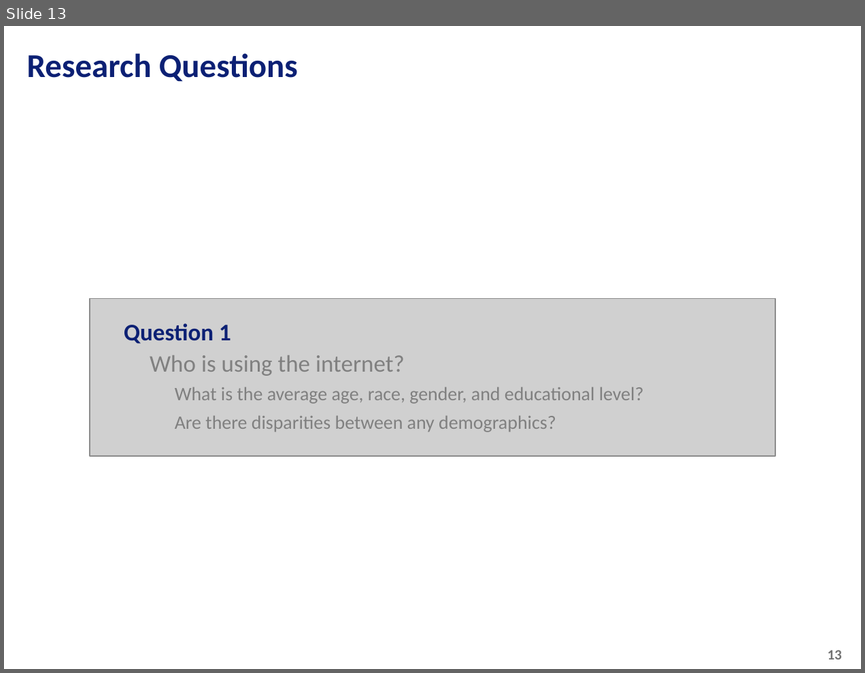
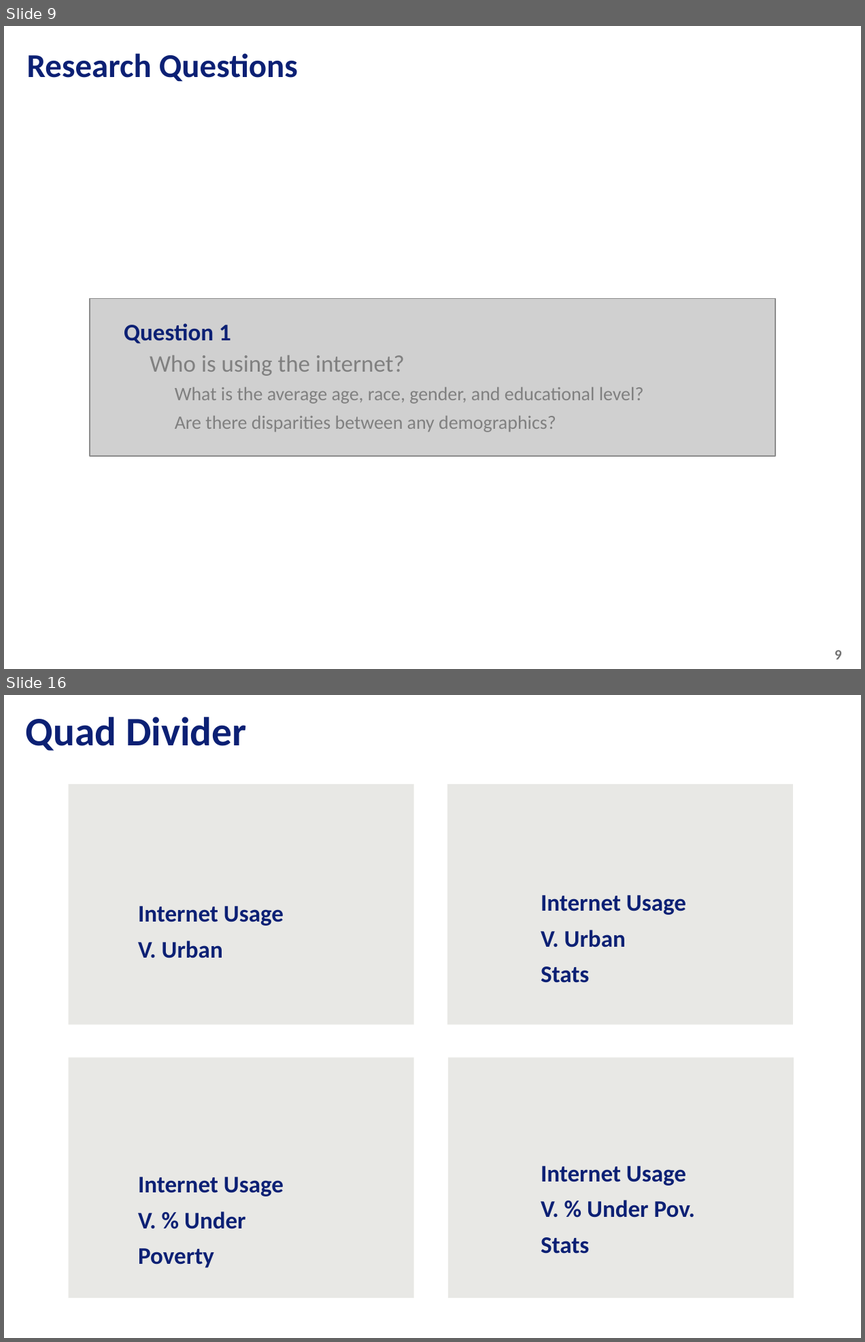
Before and after one commit to tiascott01/07_GroupProject1, a slide deck: Data Presentation.pptx. Shown one above the other, each under a label of ours: slide 13 before the commit, slides 9 and 16 after it; the slides between them are not shown. The pictures are 865x673 and 865x1342 pixels, drawn with LibreOffice and Linux fonts; fonts in the diff are those of the drawing; grey boxes stand for pictures; background and template pictures are left out. Boxes give left, top, right and bottom in pixels: in the first picture for what was removed or moved away, otherwise in the second. Text is boxed around its words. In the diff, an @@ line names an element or a change of style, - is before the commit and + after.

```diff
--- a/Data Presentation.pptx
+++ b/Data Presentation.pptx
@@ slide 16 added at (4, 695, 861, 1338), background picture (left out) @@
@@ text added at (26, 717, 247, 751), 34 pt, text #0C2074, bold @@
+Quad Divider
@@ rectangle added at (68, 784, 413, 1025), fill #E8E8E5 @@
@@ rectangle added at (447, 784, 792, 1025), fill #E8E8E5 @@
@@ text added at (541, 895, 686, 983), 20 pt, text #0C2074, bold @@
+Internet Usage V. Urban
+Stats
@@ text added at (138, 906, 283, 958), 20 pt, text #0C2074, bold @@
+Internet Usage V. Urban
@@ rectangle added at (68, 1057, 413, 1298), fill #E8E8E5 @@
@@ rectangle added at (448, 1057, 793, 1298), fill #E8E8E5 @@
@@ text added at (138, 1176, 283, 1268), 20 pt, text #0C2074, bold @@
+Internet Usage V. % Under Poverty
@@ text added at (541, 1166, 695, 1253), 20 pt, text #0C2074, bold @@
+Internet Usage V. % Under Pov. Stats
@@ what was slide 13 is now slide 9 @@
@@ page number at (834, 650, 842, 659): text changed @@
-13
+9
```
Also in this commit, not shown: 1 slide changed, 11 other slides added, 4 slides removed.
